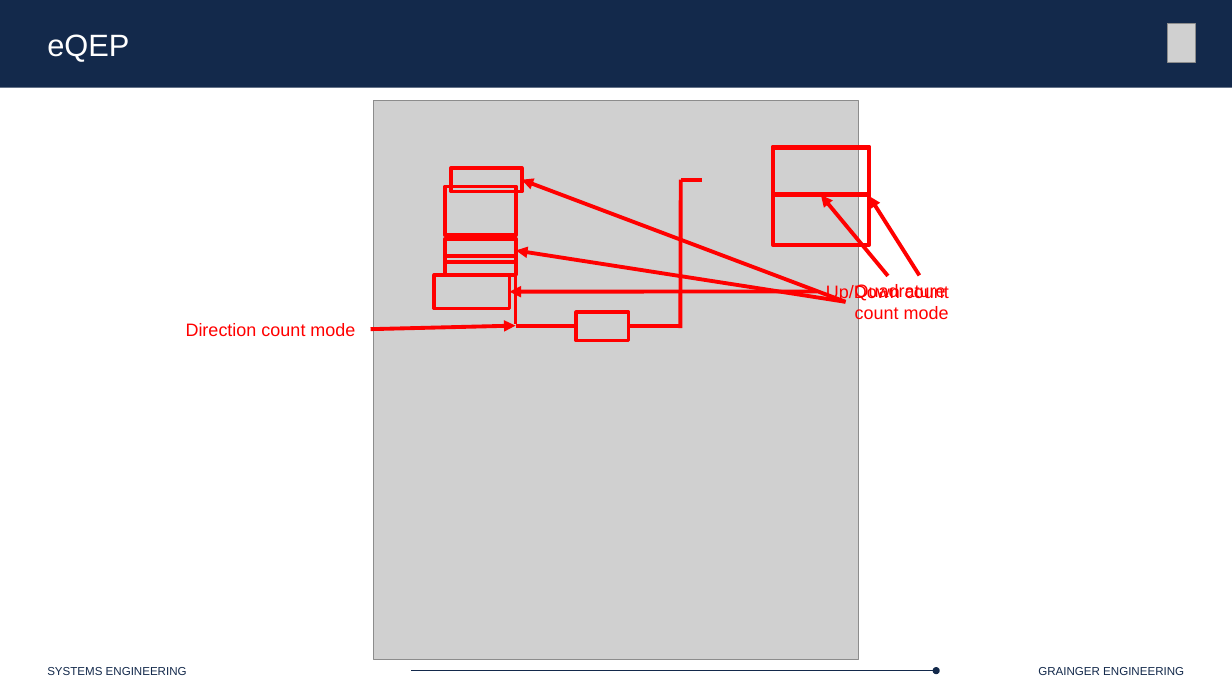
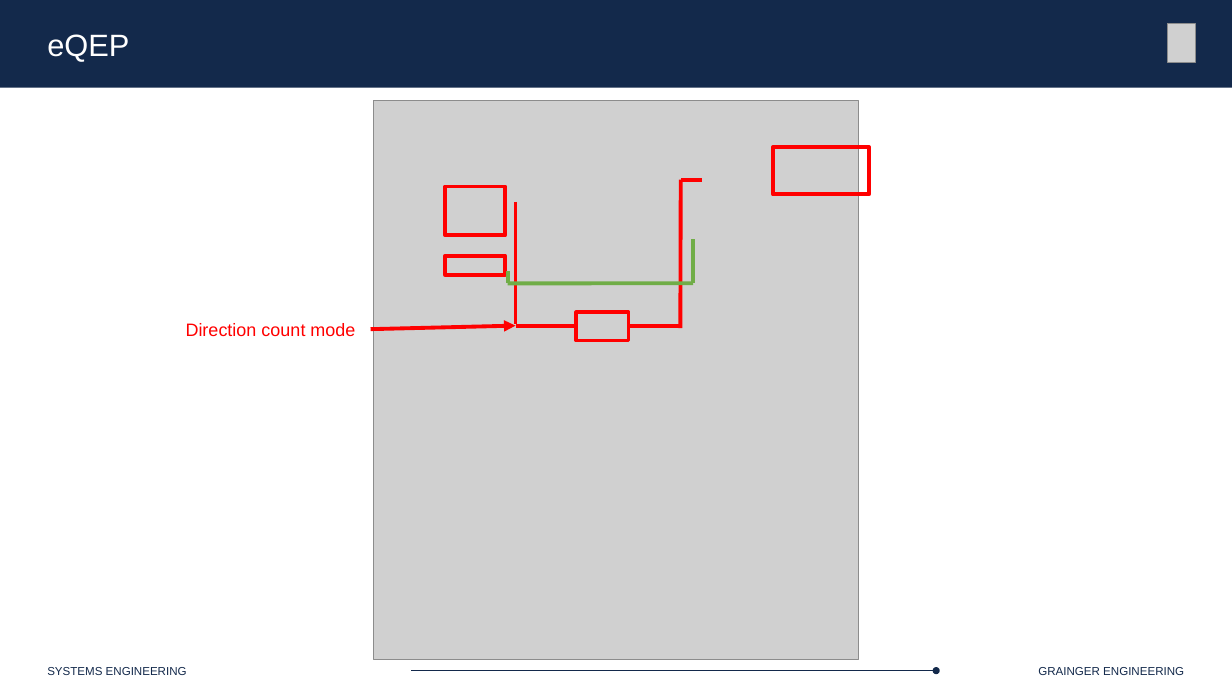
Before and after one commit to Marius-Juston/SE-423---Class-Material, a slide deck: slide 33 of Lectures/Slides/L6.pptx. Drawn at 1232x693 pixels with LibreOffice and Linux fonts; fonts in the diff are those of the drawing; grey boxes stand for pictures. Boxes give left, top, right and bottom in pixels: in the first picture for what was removed or moved away, otherwise in the second. Text is boxed around its words. In the diff, an @@ line names an element or a change of style, - is before the commit and + after.

Commit message:
minor slide updates

```diff
--- a/Lectures/Slides/L6.pptx
+++ b/Lectures/Slides/L6.pptx
@@ rectangle: place and size @@
-rectangle at (445,187,517,236)
+rectangle at (445,187,506,236)
@@ group removed at (445,147,949,323): 3 rectangles, 3 arrows, 1 text @@
-Quadrature count mode
@@ line added from (693, 283) to (693, 238), #70AD47 3 pt @@
@@ rectangle: place and size @@
-rectangle at (445,256,517,275)
+rectangle at (445,256,506,275)
@@ arrow moved from (817, 291) - (509, 292) to (507, 284) - (693, 283) @@
@@ arrow (507, 284) - (693, 283): arrow to line; stroke #FF0000 3 pt to #70AD47 3 pt @@
@@ line added from (507, 283) to (507, 271), #70AD47 3 pt @@
@@ group removed at (434,148,949,309): 2 rectangles, 1 arrow, 1 text @@
-Up/Down count
```
Also in this commit, not shown: 1 other slide changed.
